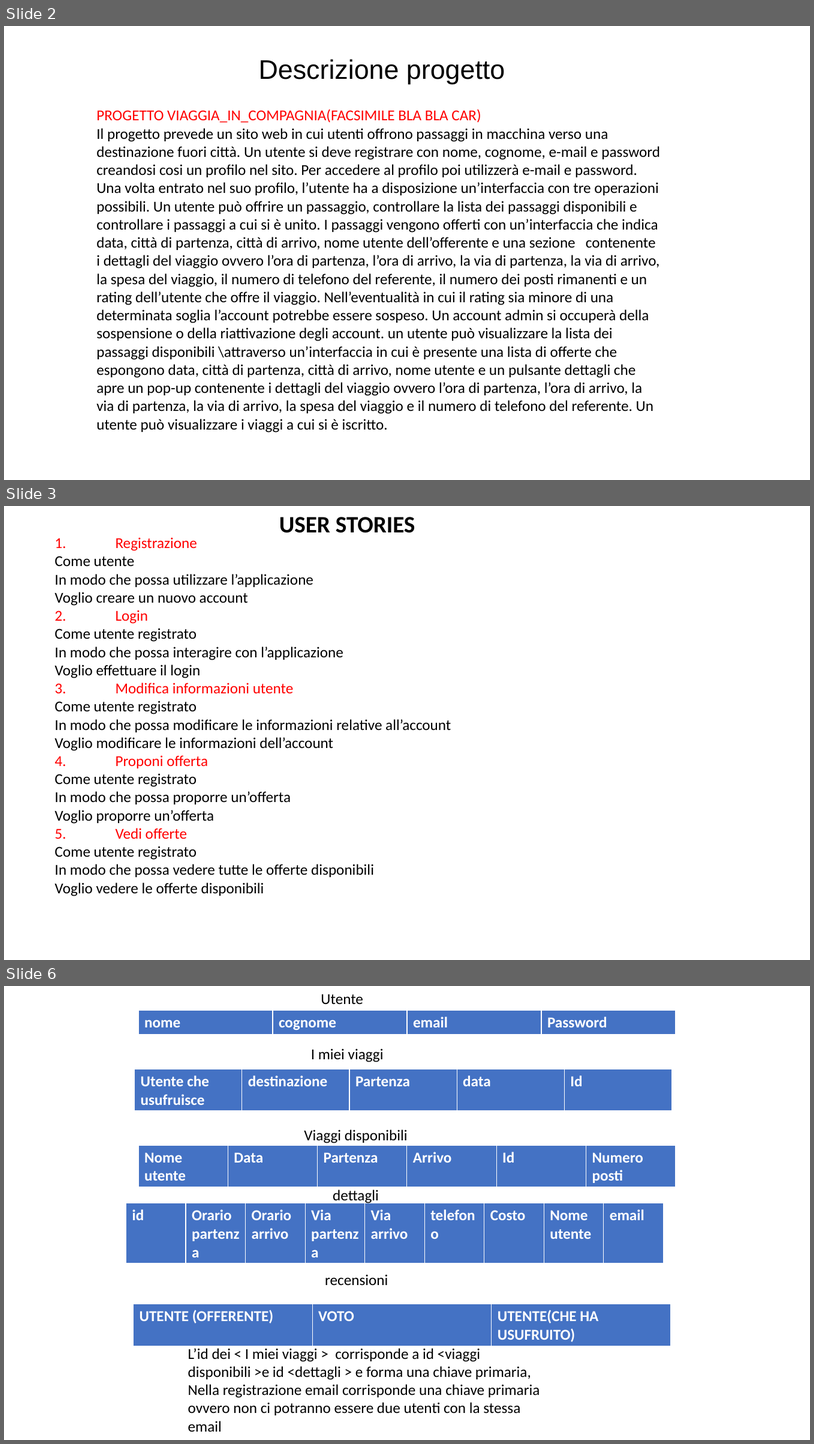
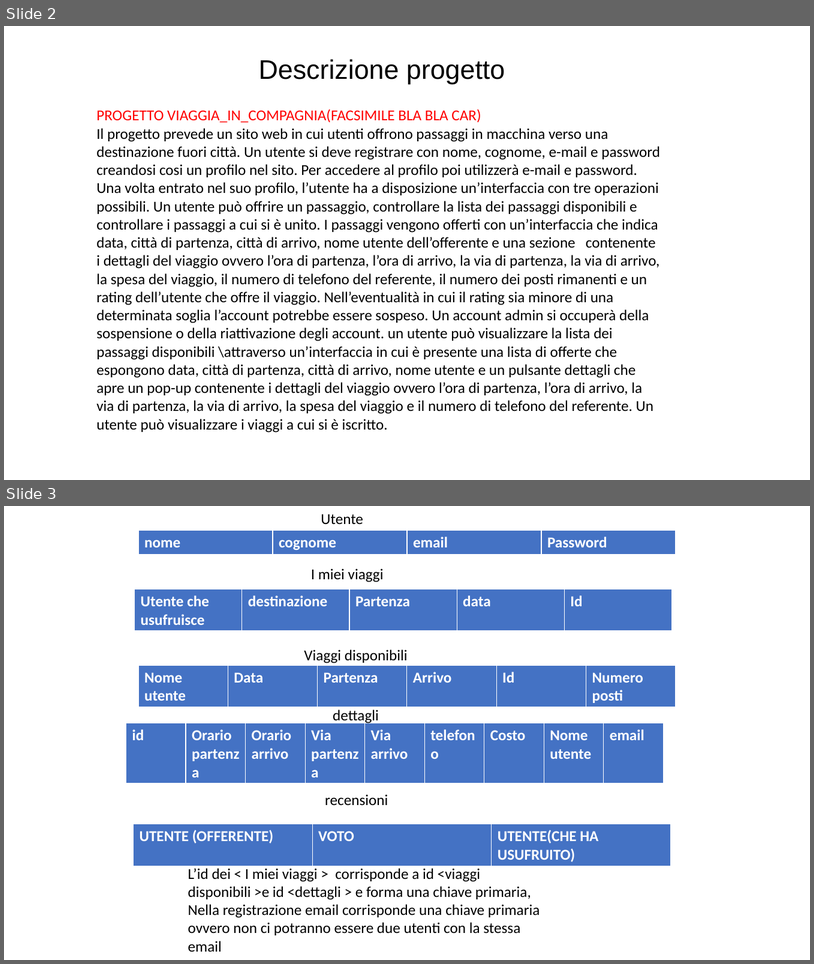
Before and after one commit to Sindriffo/LabSicurezza, a slide deck: progetto.pptx. Shown one above the other, each under a label of ours: slides 2, 3 and 6 before the commit, slides 2 and 3 after it; the slides between them are not shown. The pictures are 814x1444 and 814x964 pixels, drawn with LibreOffice and Linux fonts; fonts in the diff are those of the drawing. Boxes give left, top, right and bottom in pixels: in the first picture for what was removed or moved away, otherwise in the second. Text is boxed around its words. In the diff, an @@ line names an element or a change of style, - is before the commit and + after.

```diff
--- a/progetto.pptx
+++ b/progetto.pptx
@@ slide 3 removed at box(4, 506, 810, 960), background #FFFFFF @@
@@ text removed at box(279, 517, 416, 533) @@
-USER STORIES
@@ text removed at box(55, 537, 451, 896) @@
-1. Registrazione
-Come utente
-In modo che possa utilizzare l’applicazione
-Voglio creare un nuovo account
-2. Login
-Come utente registrato
-In modo che possa interagire con l’applicazione
-Voglio effettuare il login
-3. Modifica informazioni utente
-Come utente registrato
-In modo che possa modificare le informazioni relative all’account
-Voglio modificare le informazioni dell’account
-4. Proponi offerta
-Come utente registrato
-In modo che possa proporre un’offerta
-Voglio proporre un’offerta
-5. Vedi offerte
-Come utente registrato
-In modo che possa vedere tutte le offerte disponibili
-Voglio vedere le offerte disponibili
@@ what was slide 6 is now slide 3 @@
```
Also in this commit, not shown: 2 other slides removed.
